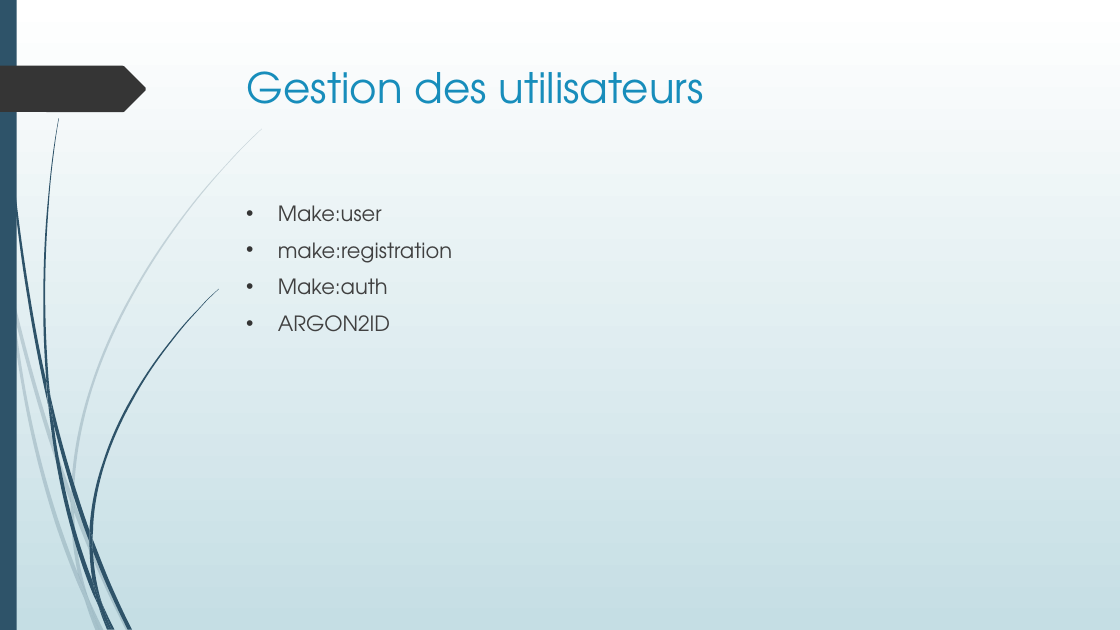
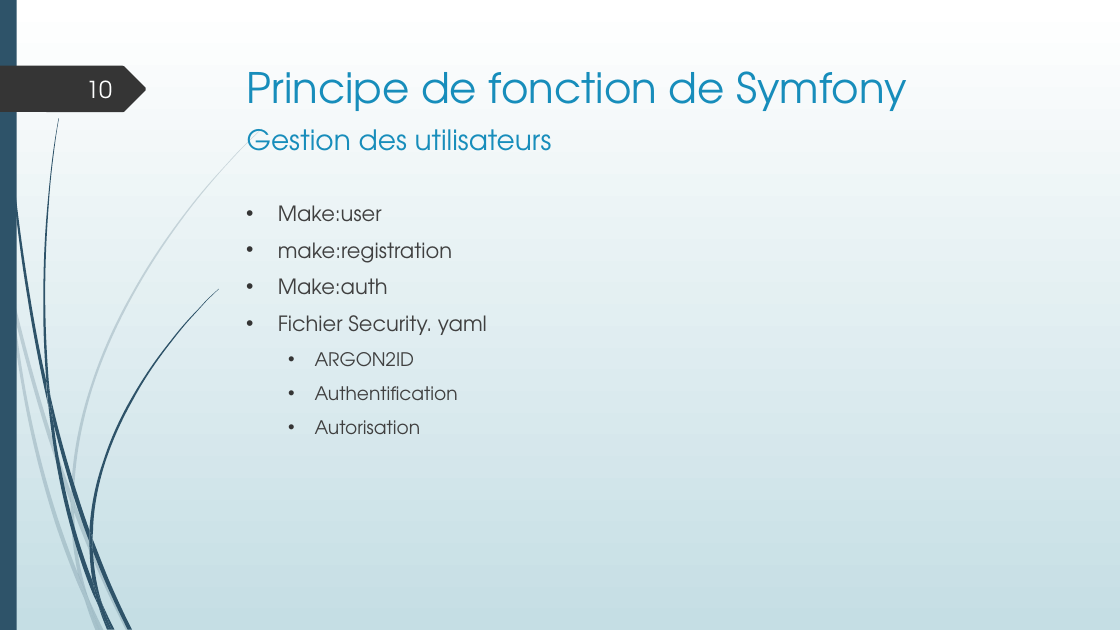
Before and after one commit to LisaF0/projet, a slide deck: slide 10 of aDoc/Projet boutique en ligne.pptx (slide 12 before the commit). Drawn at 1120x630 pixels with LibreOffice and Linux fonts; fonts in the diff are those of the drawing. Boxes give left, top, right and bottom in pixels: in the first picture for what was removed or moved away, otherwise in the second. Text is boxed around its words. In the diff, an @@ line names an element or a change of style, - is before the commit and + after.

```diff
--- a/aDoc/Projet boutique en ligne.pptx
+++ b/aDoc/Projet boutique en ligne.pptx
@@ page number added at (x1=86, y1=80, x2=112, y2=99), 20 pt, text #FEFFFF @@
+10
@@ text added at (x1=247, y1=71, x2=906, y2=111), 36 pt, text #178DBB @@
+Principe de fonction de Symfony
@@ title "Gestion des utilisateurs" moved from (x1=247, y1=71, x2=704, y2=104) to (x1=247, y1=129, x2=552, y2=151) @@
@@ title "Gestion des utilisateurs" at (x1=247, y1=129, x2=552, y2=151): size 36 to 24 pt @@
@@ text at (x1=278, y1=315, x2=487, y2=335): paragraph added @@
+• Fichier Security. yaml
@@ text at (x1=315, y1=352, x2=415, y2=366): size 18 to 16 pt in "ARGON2ID"; list level 1 to 2 in "ARGON2ID" @@
@@ text at (x1=315, y1=386, x2=458, y2=434): paragraphs added @@
+  • Authentification
+  • Autorisation
```
Also in this commit, not shown: 19 other slides changed, 10 slides added, 8 slides removed, 30 other files.
